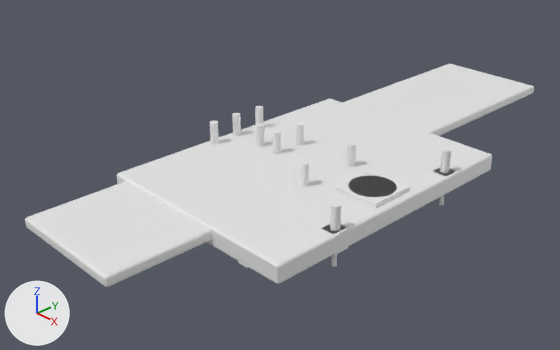
One commit to the Blender file [2026] Bambi TV/04 Design S2.blend: the scene before it, then after it.
Before and after are seen from a camera (50 mm lens) standing at (0.641, -0.636, 0.435) and looking at (-0.026, 0.0, -0.014). The lights are fixed; the arrows at lower left show +X, +Y and +Z. The picture after the commit comes second.
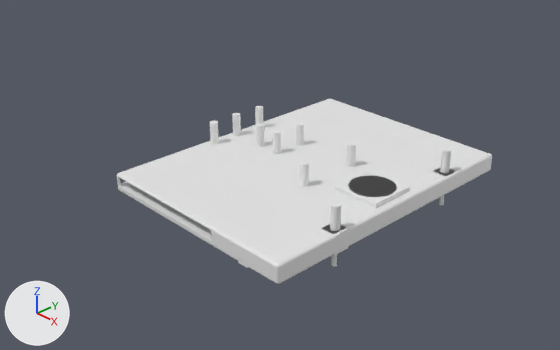
Commit message: Update [2026] Bambi TV/04 Design S2.blend with staged design revisions

Edits to the bpy script that builds the scene:
```text
Change me_cube_002:
    used by ob_cube_002; location = (0.028, 0.0, 0.009)
    remove me_cube_002.from_pydata(...)  # 11666 vertices, 11592 faces; spans x -0.144..0.144, y -0.191..0.191, z -0.012..0.012
    add me_cube_002.from_pydata(...)  # 12800 vertices, 12149 faces; spans x -0.144..0.144, y -0.191..0.191, z -0.012..0.012
    me_cube_002 part 1: 1134 vertices added at x -0.139..0.041, y -0.191..0.191, z -0.004..0.009
    add me_cube_002.materials.append(mat_material)  # white #e7e7e7
Remove ob_cube:
    ob_cube = bpy.data.objects.new('Cube', me_cube)
    ob_cube.location = (-0.0135, 0.0756, 0.0112)
    _m = ob_cube.modifiers.new('Bevel', 'BEVEL')
    _m.width = 0.005
    _m.width_pct = 0.005
    _m.segments = 30
    _m.offset_type = 'WIDTH'
```

Changed parts and their boxes [x1, y1, x2, y2] in the pictures (560 x 350 px):
'Cube', deleted
    before: [25, 64, 534, 287]
part 1 of me_cube_002, added
    after: [117, 176, 275, 281]
